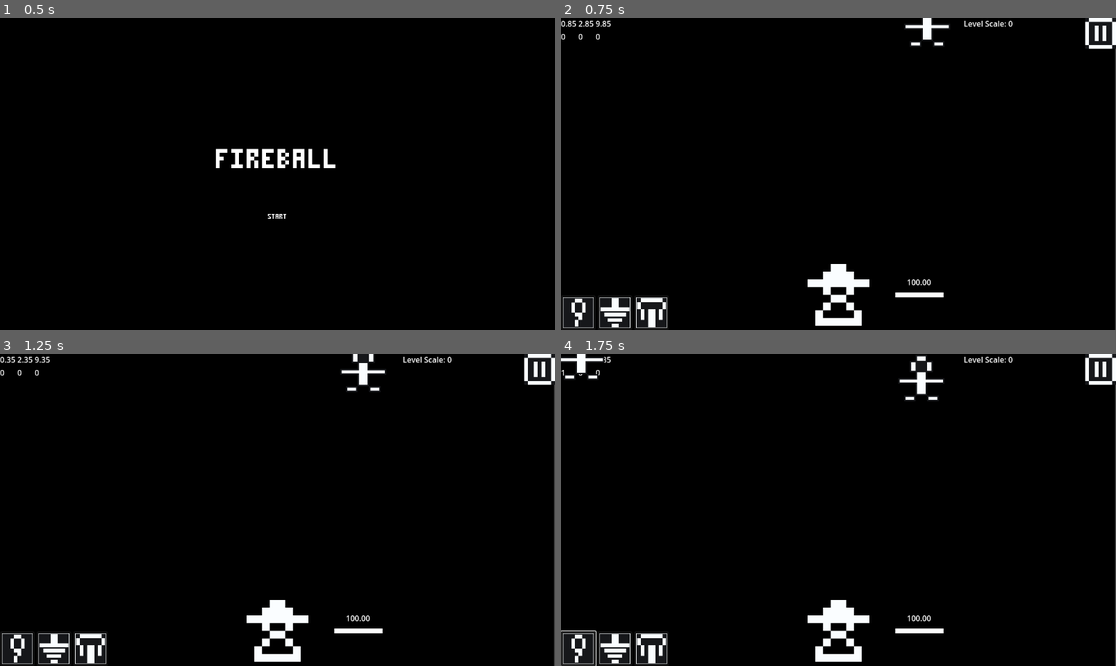
Above: before the commit, frames 1-4 (two rows, left to right).
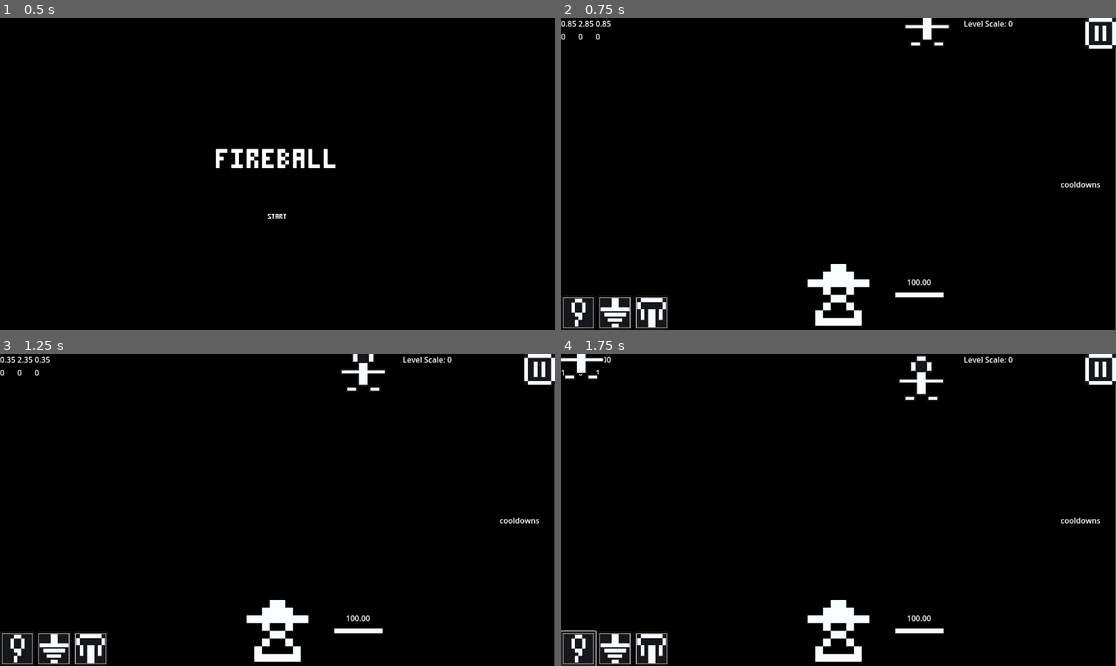
Above: after the commit, the same moments.

Repository: ThomasApplewhite/FIREBALL-Prototype
Game: Godot game, scene res://Source/GameScenes/MainMenu.tscn
The game is run twice, just before and just after one commit, with the same random seed, the same clock (stepped at 60 frames per second) and the same inputs.
Inputs (mouse positions are in pixels of both pictures, inside the frame that each line leads up to):
- Up to frame 1 (0.5 s): no input
- Up to frame 2 (0.75 s): click "[center]START[/center]" at 0.5 s
- Up to frame 3 (1.25 s): no input
- Up to frame 4 (1.75 s): click (577, 647) at 1.27 s

Frame 1 is identical in both runs. In frame 2, less than 0.1% of the frame differs, in the area x 6-98%, y 0-55%; in frame 3, less than 0.1%; in frame 4, 0.1%.

Commit message:
Added buff incrementation and debug buff count display

Diff:
--- a/Assets/GameplaySettings/BuffConfigs/zero_cooldown_buff_config.tres
+++ b/Assets/GameplaySettings/BuffConfigs/zero_cooldown_buff_config.tres
@@ -5,6 +5,6 @@
 [resource]
 script = ExtResource("1_wxvjd")
 increment = 1.0
-cap = 0.0
+cap = 1.0
 base = 1.0
 buff_subtracts_from_base = true
--- a/Assets/Spells/SpellData/fireball_spell_data.tres
+++ b/Assets/Spells/SpellData/fireball_spell_data.tres
@@ -9,7 +9,8 @@
 name = "FIREBALL"
 icon = ExtResource("3_drcj8")
 packed_spell = ExtResource("1_gae0w")
-cooldown = 10.0
+cooldown = 1.0
 global_cooldown_change = 0.0
+health_cost = 0.0
 damage = 0.0
 speed = 750.0
--- a/Source/Functionality/game_state.gd
+++ b/Source/Functionality/game_state.gd
@@ -7,6 +7,8 @@
 @export
 var enemy_spawner : Node2D
 @export
+var buff_buttons : Array[Button]
+@export
 var show_debug_info = true
 
 @onready
@@ -14,7 +16,7 @@
 @onready
 var status_text = $PostLevelControl/RichTextLabel
 @onready
-var status_button = $PostLevelControl/Button
+var status_buff_buttons = $PostLevelControl/BuffSelectorGridContainer
 @onready
 var damage_dealer = $DamageDealer
 @onready
@@ -39,14 +41,14 @@
 
 	return game_states[0]
 
+
 # Called when the node enters the scene tree for the first time.
 func _ready():
 	connect_startup_signals()
+	init_buff_buttons()
 	# bind an event to parent ready to start the enemy spawner and also set its group name
 	get_parent().ready.connect(begin_level)
-
 	add_to_group(game_state_group_name)
-
 
 	if show_debug_info:
 		$DebugControl.visible = true
@@ -57,6 +59,12 @@
 	player.get_node(^"HealthCounter").health_depleted.connect(_on_player_death)
 	level_started.connect(player.get_node(^"PlayerFunctionality").apply_player_health_multipliers)
 	level_started.connect(player.get_node(^"SpellProvider").init_and_start_cooldown_timer)
+
+
+func init_buff_buttons():
+	for i in buff_buttons.size():
+		buff_buttons[i].pressed.connect(_on_progression_button_pressed.bind(i))
+
 
 func begin_level():
 	player.visible = true
@@ -81,7 +89,7 @@
 
 func win_level():
 	status_text.text = "[center]YOU WIN[/center]"
-	status_button.visible = true
+	status_buff_buttons.visible = true
 	status_control.visible = true
 	enemy_spawner.toggle_enemy_spawning(false)
 	kill_all_enemies()
@@ -92,7 +100,7 @@
 func end_game():
 	player.visible = false
 	status_text.text = "[center]YOU LOSE![/center]"
-	status_button.visible = false
+	status_buff_buttons.visible = false
 	status_control.visible = true
 
 
@@ -100,5 +108,6 @@
 	complete_level(false)
 
 
-func _on_progression_button_pressed():
+func _on_progression_button_pressed(buff_selected : int):
+	buff_counter.increment_buff(buff_selected)
 	begin_level()
--- a/Source/Functionality/game_state.tscn
+++ b/Source/Functionality/game_state.tscn
@@ -2,11 +2,12 @@
 
 [ext_resource type="Script" path="res://Source/Functionality/game_state.gd" id="1_4xlq6"]
 [ext_resource type="PackedScene" uid="uid://b4utuabq3jous" path="res://Source/Functionality/damage_dealer.tscn" id="2_428ch"]
-[ext_resource type="Script" path="res://Source/Functionality/player_buff_counter.gd" id="3_1hvbc"]
+[ext_resource type="PackedScene" uid="uid://dlvsikmfvgk5j" path="res://Source/Functionality/player_buff_counter.tscn" id="3_hx8nk"]
 [ext_resource type="Resource" uid="uid://bokm70bni8dnh" path="res://Assets/GameplaySettings/default_buff_data.tres" id="4_apscd"]
 
-[node name="GameState" type="Node"]
+[node name="GameState" type="Node" node_paths=PackedStringArray("buff_buttons")]
 script = ExtResource("1_4xlq6")
+buff_buttons = [NodePath("PostLevelControl/BuffSelectorGridContainer/DamageButton"), NodePath("PostLevelControl/BuffSelectorGridContainer/CooldownButton"), NodePath("PostLevelControl/BuffSelectorGridContainer/HealthcapButton"), NodePath("PostLevelControl/BuffSelectorGridContainer/HealthregenButton")]
 
 [node name="DamageDealer" parent="." instance=ExtResource("2_428ch")]
 
@@ -36,7 +37,7 @@
 bbcode_enabled = true
 text = "[center]TEST TEXT![/center]"
 
-[node name="Button" type="Button" parent="PostLevelControl"]
+[node name="BuffSelectorGridContainer" type="GridContainer" parent="PostLevelControl"]
 visible = false
 layout_mode = 1
 anchors_preset = 8
@@ -44,12 +45,37 @@
 anchor_top = 0.5
 anchor_right = 0.5
 anchor_bottom = 0.5
-offset_left = -52.5
-offset_top = 29.0
-offset_right = 52.5
-offset_bottom = 96.0
+offset_left = -261.0
+offset_top = 34.0
+offset_right = 261.0
+offset_bottom = 113.0
 grow_horizontal = 2
 grow_vertical = 2
+columns = 4
+
+[node name="DamageButton" type="Button" parent="PostLevelControl/BuffSelectorGridContainer"]
+layout_mode = 2
+size_flags_horizontal = 3
+size_flags_vertical = 3
+text = "Damage"
+
+[node name="CooldownButton" type="Button" parent="PostLevelControl/BuffSelectorGridContainer"]
+layout_mode = 2
+size_flags_horizontal = 3
+size_flags_vertical = 3
+text = "Cooldown"
+
+[node name="HealthcapButton" type="Button" parent="PostLevelControl/BuffSelectorGridContainer"]
+layout_mode = 2
+size_flags_horizontal = 3
+size_flags_vertical = 3
+text = "Health"
+
+[node name="HealthregenButton" type="Button" parent="PostLevelControl/BuffSelectorGridContainer"]
+layout_mode = 2
+size_flags_horizontal = 3
+size_flags_vertical = 3
+text = "Regeneration"
 
 [node name="DebugControl" type="Control" parent="."]
 layout_mode = 3
@@ -69,8 +95,6 @@
 offset_bottom = 74.0
 grow_horizontal = 0
 
-[node name="PlayerBuffCounter" type="Node" parent="."]
-script = ExtResource("3_1hvbc")
+[node name="PlayerBuffCounter" parent="." instance=ExtResource("3_hx8nk")]
+debug_show_buff_count = true
 buff_data = ExtResource("4_apscd")
-
-[connection signal="pressed" from="PostLevelControl/Button" to="." method="_on_progression_button_pressed"]
--- a/Source/Functionality/player_buff_counter.gd
+++ b/Source/Functionality/player_buff_counter.gd
@@ -12,6 +12,8 @@
 	HEALTH_REGEN
 }
 
+@export
+var debug_show_buff_count : bool
 @export
 var buff_data : BuffData
 @export
@@ -56,6 +58,8 @@
 
 # Called when the node enters the scene tree for the first time.
 func _ready():
+	$DebugShowBuffsControl.visible = debug_show_buff_count
+
 	add_to_group(buff_counter_group_name)
 
 	if add_startup_buffs:
@@ -69,6 +73,10 @@
 
 func increment_buff(buff_type : BuffMultiplierType):
 	buff_counts[buff_type] += 1
+
+	if debug_show_buff_count:
+		var text = "[right]%d %d %d %d[/right]" % [buff_counts[0], buff_counts[1], buff_counts[2], buff_counts[3]]
+		$DebugShowBuffsControl/RichTextLabel.text = text
 
 
 func get_buff_multiplier(buff_type : BuffMultiplierType) -> float:
--- a/Source/Functionality/player_buff_counter.tscn
+++ b/Source/Functionality/player_buff_counter.tscn
@@ -4,3 +4,29 @@
 
 [node name="PlayerBuffCounter" type="Node"]
 script = ExtResource("1_fkt2i")
+
+[node name="DebugShowBuffsControl" type="Control" parent="."]
+layout_mode = 3
+anchors_preset = 15
+anchor_right = 1.0
+anchor_bottom = 1.0
+grow_horizontal = 2
+grow_vertical = 2
+mouse_filter = 2
+
+[node name="RichTextLabel" type="RichTextLabel" parent="DebugShowBuffsControl"]
+layout_mode = 1
+anchors_preset = 6
+anchor_left = 1.0
+anchor_top = 0.5
+anchor_right = 1.0
+anchor_bottom = 0.5
+offset_left = -332.0
+offset_top = 10.0
+offset_right = -32.0
+offset_bottom = 110.0
+grow_horizontal = 0
+grow_vertical = 2
+mouse_filter = 2
+bbcode_enabled = true
+text = "[right]cooldowns[/right]"
Not shown, changed: Docs/Home/DevelopmentDocs/ProgressionDevelopment.txt
